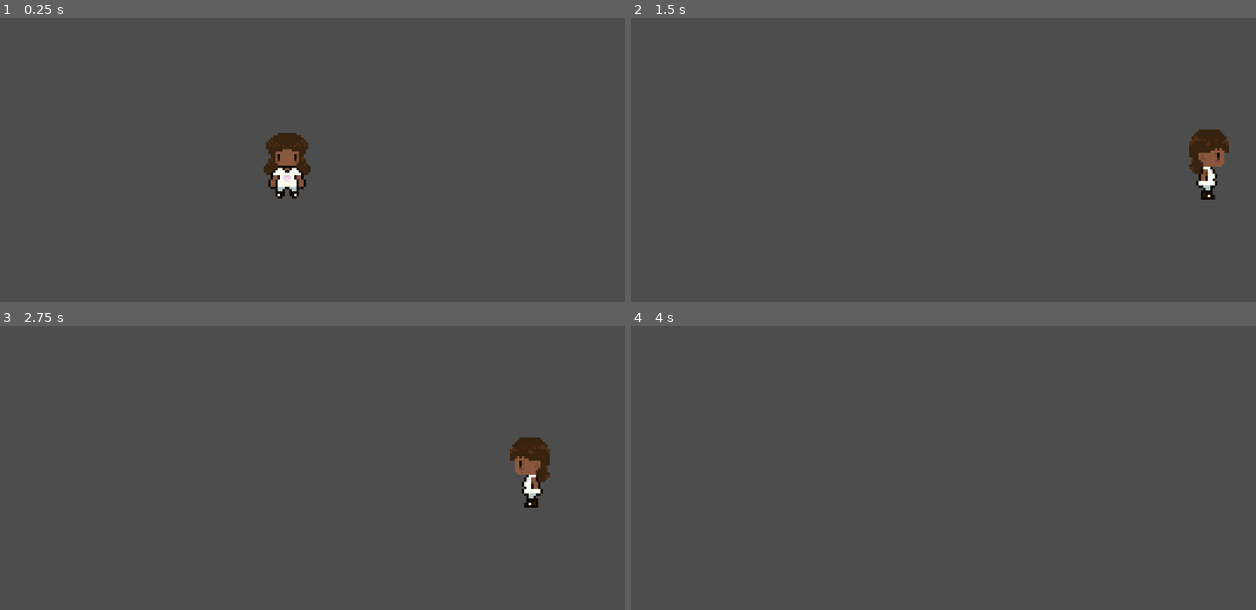
Above: before the commit, frames 1-4 (two rows, left to right).
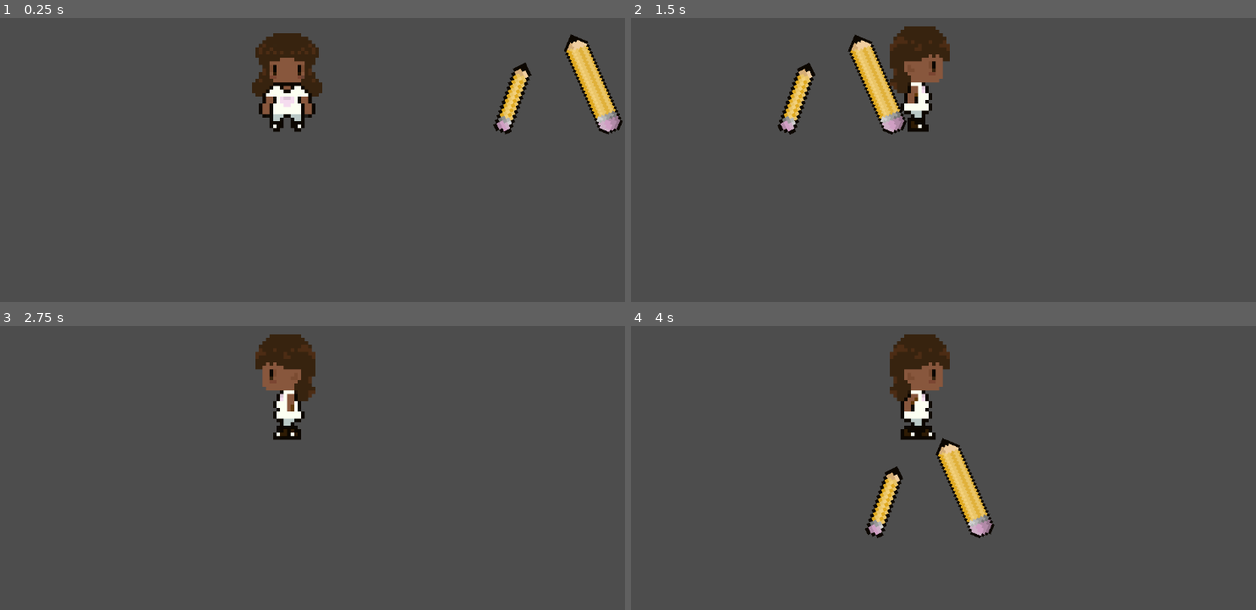
Above: after the commit, the same moments.

Repository: anajshah/Junior_Year_Game
Game: Godot game, scene res://scenes/period_1.tscn
Same seed, same stepped clock (60 frames per second), same inputs: the game is played once before the commit and once after it.
Inputs:
- Up to frame 1 (0.25 s): no input
- Up to frame 2 (1.5 s): tap Enter (ui_accept) at 0.5, 0.77 s; hold Right (ui_right) from 0.53 s (still down); tap Alt at 0.6 s; tap Shift at 1.35 s
- Up to frame 3 (2.75 s): tap Enter (ui_accept) at 1.52 s; release Right (ui_right) at 2.03 s; hold Left (ui_left) from 2.03 s (still down); tap Alt at 2.1 s
- Up to frame 4 (4 s): release Left (ui_left) at 2.78 s; hold Right (ui_right) from 2.78 s (still down); tap Shift at 2.85 s; tap Enter (ui_accept) at 3.02, 3.77 s; tap Alt at 3.6 s

The runs differ from the first frame. In frame 1, 6.2% of the frame differs, in the area x 40-100%, y 5-64%; in frame 2, 5.5%; in frame 3, 3.4%; in frame 4, 4.5%.

Commit message:
hour 3 and 4 kill zone and pencils added and edited lots of bugs with the killzone where i would die when i made a collision with any shape which was very not fun to debug

Diff:
--- /dev/null
+++ b/scenes/killzone.tscn
@@ -0,0 +1,12 @@
+[gd_scene load_steps=2 format=3 uid="uid://ddkwdpd844yvk"]
+
+[ext_resource type="Script" uid="uid://bdt6xuyi8qhxg" path="res://scripts/killzone.gd" id="1_xlapc"]
+
+[node name="killzone" type="Area2D"]
+script = ExtResource("1_xlapc")
+
+[node name="Timer" type="Timer" parent="."]
+wait_time = 0.6
+
+[connection signal="body_entered" from="." to="." method="_on_body_entered"]
+[connection signal="timeout" from="Timer" to="." method="_on_timer_timeout"]
--- a/scenes/period_1.tscn
+++ b/scenes/period_1.tscn
@@ -1,18 +1,60 @@
-[gd_scene load_steps=3 format=3 uid="uid://dueq1l4reblym"]
+[gd_scene load_steps=8 format=3 uid="uid://dueq1l4reblym"]
 
 [ext_resource type="PackedScene" uid="uid://bfkdy3pkror0k" path="res://scenes/player.tscn" id="1_fy12i"]
+[ext_resource type="PackedScene" uid="uid://ddkwdpd844yvk" path="res://scenes/killzone.tscn" id="2_8dxen"]
+[ext_resource type="Texture2D" uid="uid://coyemx4pp0gdp" path="res://assets/sprites/pencils/Untitled_Artwork 22.png" id="3_0el8h"]
+[ext_resource type="Texture2D" uid="uid://3w8lfjyqg5o7" path="res://assets/sprites/pencils/Untitled_Artwork 24.png" id="4_d5iyh"]
 
-[sub_resource type="WorldBoundaryShape2D" id="WorldBoundaryShape2D_8dxen"]
+[sub_resource type="WorldBoundaryShape2D" id="WorldBoundaryShape2D_0el8h"]
+distance = -43.0
+
+[sub_resource type="RectangleShape2D" id="RectangleShape2D_0el8h"]
+size = Vector2(7, 19)
+
+[sub_resource type="RectangleShape2D" id="RectangleShape2D_d5iyh"]
+size = Vector2(7.6187096, 26)
 
 [node name="Period_1" type="Node2D"]
 
+[node name="TileMap" type="TileMap" parent="."]
+format = 2
+
+[node name="TileMapLayer" type="TileMapLayer" parent="TileMap"]
+
 [node name="Player" parent="." instance=ExtResource("1_fy12i")]
+z_index = 1
+position = Vector2(-36, 20)
+collision_mask = 3
 
-[node name="Camera2D" type="Camera2D" parent="."]
-zoom = Vector2(4, 4)
+[node name="Camera2D" type="Camera2D" parent="Player"]
+zoom = Vector2(6, 6)
+
+[node name="Floor dangers!" type="Node" parent="."]
+
+[node name="UntitledArtwork22" type="Sprite2D" parent="Floor dangers!"]
+position = Vector2(51, 28.999998)
+rotation = 0.39523733
+scale = Vector2(0.77156955, 0.74053633)
+texture = ExtResource("3_0el8h")
+
+[node name="UntitledArtwork24" type="Sprite2D" parent="Floor dangers!"]
+position = Vector2(28, 33)
+rotation = -0.45051768
+texture = ExtResource("4_d5iyh")
 
 [node name="StaticBody2D" type="StaticBody2D" parent="."]
 
 [node name="CollisionShape2D" type="CollisionShape2D" parent="StaticBody2D"]
-position = Vector2(1, 29)
-shape = SubResource("WorldBoundaryShape2D_8dxen")
+position = Vector2(0, -1)
+shape = SubResource("WorldBoundaryShape2D_0el8h")
+
+[node name="killzone" parent="." instance=ExtResource("2_8dxen")]
+
+[node name="CollisionShape2D" type="CollisionShape2D" parent="killzone"]
+position = Vector2(29, 32.5)
+shape = SubResource("RectangleShape2D_0el8h")
+
+[node name="CollisionShape2D2" type="CollisionShape2D" parent="killzone"]
+position = Vector2(50.097633, 27.538658)
+rotation = -0.39788818
+shape = SubResource("RectangleShape2D_d5iyh")
--- /dev/null
+++ b/scenes/winzone.tscn
@@ -0,0 +1,10 @@
+[gd_scene load_steps=2 format=3 uid="uid://daygen7iscbl0"]
+
+[ext_resource type="Script" uid="uid://03akxjfubeby" path="res://scripts/winzone.gd" id="1_jpvp6"]
+
+[node name="Winzone" type="Area2D"]
+script = ExtResource("1_jpvp6")
+
+[node name="Timer" type="Timer" parent="."]
+
+[connection signal="body_entered" from="." to="." method="_on_body_entered"]
--- /dev/null
+++ b/scripts/killzone.gd
@@ -0,0 +1,14 @@
+extends Area2D
+
+@onready var timer: Timer = $Timer
+
+func _on_body_entered(body: Node2D) -> void:
+	print("You died!") # Replace with function body.
+	Engine.time_scale = 0.5
+	#body.get_node("CollisionShape2D").queue_free() # player falls off screen when die
+	timer.start()
+
+
+func _on_timer_timeout() -> void:
+	Engine.time_scale = 1
+	get_tree().reload_current_scene()
--- /dev/null
+++ b/scripts/winzone.gd
@@ -0,0 +1,10 @@
+extends Area2D
+
+#@onready var timer: Timer = $Timer
+
+
+#func _on_body_entered(body: Node2D) -> void:
+#	timer.start()
+
+#func _on_timer_timeout() -> void:
+#	pass
Binary file added: assets/sprites/pencils/Untitled_Artwork 12.png
Not shown, added: assets/sprites/pencils/Untitled_Artwork 12.png.import
Binary file added: assets/sprites/pencils/Untitled_Artwork 13.png
Not shown, added: assets/sprites/pencils/Untitled_Artwork 13.png.import
Binary file added: assets/sprites/pencils/Untitled_Artwork 14.png
Not shown, added: assets/sprites/pencils/Untitled_Artwork 14.png.import
Binary file added: assets/sprites/pencils/Untitled_Artwork 15.png
Not shown, added: assets/sprites/pencils/Untitled_Artwork 15.png.import
Binary file added: assets/sprites/pencils/Untitled_Artwork 16.png
Not shown, added: assets/sprites/pencils/Untitled_Artwork 16.png.import
Binary file added: assets/sprites/pencils/Untitled_Artwork 17.png
Not shown, added: assets/sprites/pencils/Untitled_Artwork 17.png.import
(and 20 more such lines)
